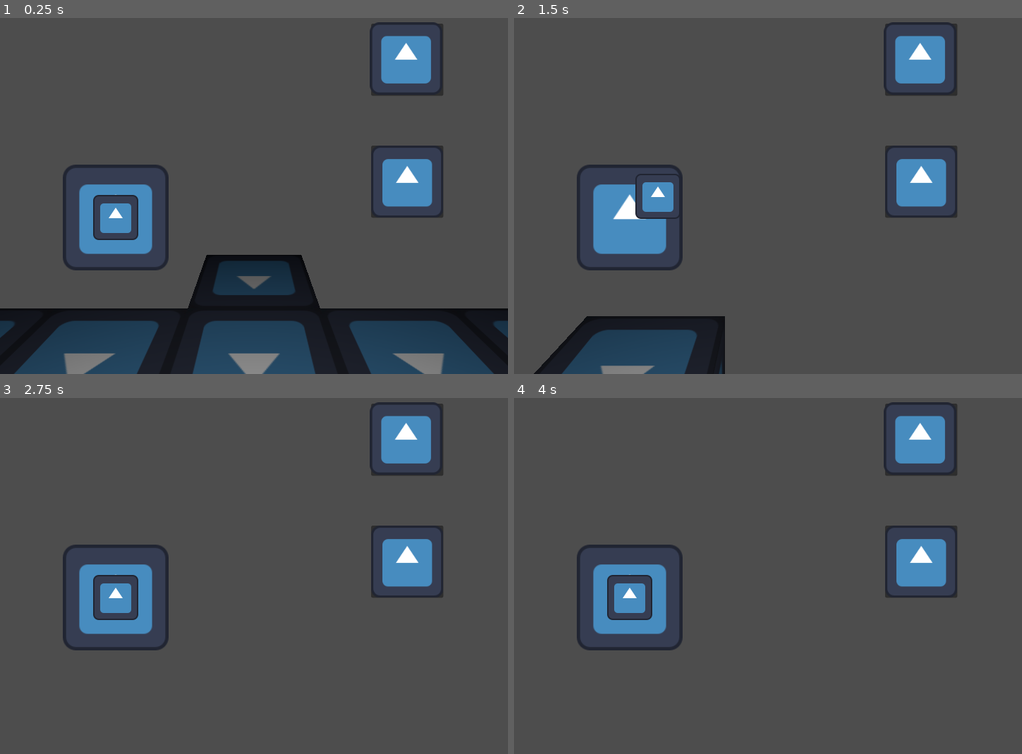
Above: before the commit, frames 1-4 (two rows, left to right).
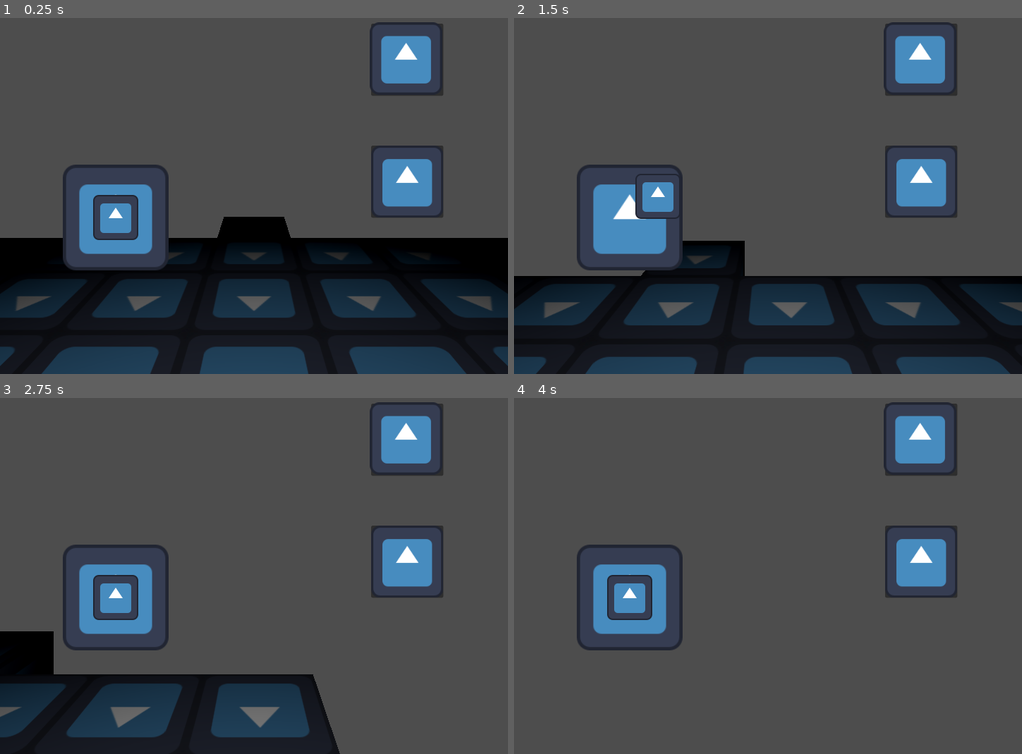
Above: after the commit, the same moments.

Repository: PuKYC/Sky_Dimension
Game: Godot game, scene res://main.tscn
Two runs of this game, one before a commit and one after it. Both use one fixed random seed, a clock stepped at 60 frames per second and the inputs below. The engine's default icon, where the game draws it, is replaced by a stand-in: a white triangle on a blue panel in a dark square.
Inputs (mouse positions are in pixels of both pictures, inside the frame that each line leads up to):
- Up to frame 1 (0.25 s): no input
- Up to frame 2 (1.5 s): tap Enter at 0.5 s; move the mouse to (879, 96) at 0.52 s; click (879, 96) at 0.67 s; tap Space at 1.25 s; drag from (666, 146) to (742, 220) at 1.27 s
- Up to frame 3 (2.75 s): move the mouse to (outside the picture) at 2.02 s; click (outside the picture) at 2.17 s
- Up to frame 4 (4 s): tap Enter at 2.75 s; drag from (742, 600) to (615, 422) at 2.77 s; move the mouse to (920, 576) at 3.52 s; click (920, 576) at 3.67 s

The runs differ from the first frame. In frame 1, 25% of the frame differs, in the area x 0-100%, y 55-100%; in frame 2, 26%, in the area x 0-100%, y 62-100%; in frame 3, 15%; in frame 4, nothing differs.

Commit message:
添加面合并函数但还没没有使用

Diff:
--- a/World/array_world.gd
+++ b/World/array_world.gd
@@ -3,7 +3,8 @@
 @onready var array_mesh = $array_mesh
 @onready var collision = $collision
 
-var size = 0.5
+@export var  size = 0.5
+
 var vertices = [
 	Vector3(size, -size, size),
 	Vector3(-size, -size, size),
@@ -15,6 +16,7 @@
 	Vector3(size, size, -size)
 ]
 
+#定义面的朝向
 const FACE_OFFSETS = {
 	"FRONT": Vector3(0, 0, 1),
 	"BACK": Vector3(0, 0, -1),
@@ -24,6 +26,7 @@
 	"BOTTOM": Vector3(0, -1, 0)
 }
 
+#定义面中三角形的绘制顺序以及朝向
 var faces = [
 	[0, 1, 2, FACE_OFFSETS.FRONT],   # Front face triangle 1
 	[0, 2, 3, FACE_OFFSETS.FRONT],   # Front face triangle 2
@@ -39,15 +42,17 @@
 	[3, 6, 7, FACE_OFFSETS.TOP]      # Top face triangle 2
 ]
 
-enum FaceMask {
-	FRONT = 1 << 0,
-	BACK = 1 << 1,
-	LEFT = 1 << 2,
-	RIGHT = 1 << 3,
-	TOP = 1 << 4,
-	BOTTOM = 1 << 5
+#定义每个面是否渲染面的bit位或索引
+var FaceMask = {
+	"FRONT":0,
+	"BACK":1,
+	"LEFT":2,
+	"RIGHT":3,
+	"TOP":4,
+	"BOTTOM":5
 }
 
+#实现每个面正确的uv映射
 func calculate_uv(vertex: Vector3, normal: Vector3) -> Vector2:
 	var u = 0.0
 	var v = 0.0
@@ -70,6 +75,7 @@
 
 	return Vector2(u, v)
 
+#确认面是否需要剔除
 func determine_culled_faces(block_positions: Array) -> Dictionary:
 	var position_set = {}
 	for pos in block_positions:
@@ -81,13 +87,99 @@
 		for face in FACE_OFFSETS:
 			var adjacent_pos = pos + FACE_OFFSETS[face]
 			if position_set.has(adjacent_pos):
-				culled_mask |= 1 << FACE_OFFSETS.keys().find(face)
+				culled_mask |= 1 << FaceMask[face]
+		if culled_mask == 63:
+			continue
 		culled_faces[pos] = culled_mask
 	return culled_faces
 
+func merge_faces(block_culled_faces: Dictionary) -> Dictionary:
+	var block_positions = block_culled_faces.keys()
+
+	# 定义面组配置，明确合并方向轴
+	var face_groups = {
+		"FRONT":  {"axis": "z", "merge_axis_x": "x", "merge_axis_y": "y", "rects": {}},
+		"BACK":   {"axis": "z", "merge_axis_x": "x", "merge_axis_y": "y", "rects": {}},
+		"LEFT":   {"axis": "x", "merge_axis_x": "y", "merge_axis_y": "z", "rects": {}},
+		"RIGHT":  {"axis": "x", "merge_axis_x": "y", "merge_axis_y": "z", "rects": {}},
+		"TOP":    {"axis": "y", "merge_axis_x": "z", "merge_axis_y": "x", "rects": {}},
+		"BOTTOM": {"axis": "y", "merge_axis_x": "z", "merge_axis_y": "x", "rects": {}}
+	}
+
+	# 把单个面按横向合并或添加
+	for block_position in block_positions:
+		var culled = block_culled_faces[block_position]
+		for face_name in face_groups:
+			var face = face_groups[face_name]
+			# 跳过被剔除的面（假设 FaceMask 是全局枚举）
+			if culled & (1 << FaceMask[face_name]) != 0:
+				continue
+
+			var axis_value = block_position[face["axis"]]
+			var rects_on_axis = face["rects"]
+			var merge_axis = face["merge_axis_x"]  # 合并方向轴（例如x/z）
+
+			# 初始化轴值对应的矩形列表
+			if not rects_on_axis.has(axis_value):
+				rects_on_axis[axis_value] = []
+				rects_on_axis[axis_value].append([block_position, Vector2.ZERO])
+				continue
+
+			# 尝试与现有矩形合并
+			var merged = false
+			for rect in rects_on_axis[axis_value]:
+				var rect_pos: Vector3 = rect[0]
+				var rect_size: Vector2 = rect[1]
+
+				# 检查Y轴是否对齐（单维度合并需确保另一轴固定）
+				if block_position[face["merge_axis_y"]] != rect_pos[face["merge_axis_y"]]:
+					continue
+
+				# 向左合并（当前方块位于矩形左侧）
+				if block_position[merge_axis] == rect_pos[merge_axis] - 1:
+					rect[0][merge_axis] -= 1  # 矩形起点左移
+					rect[1].x += 1           # 宽度增加
+					merged = true
+					break
+
+				# 向右合并（当前方块位于矩形右侧）
+				elif block_position[merge_axis] == rect_pos[merge_axis] + rect_size.x + 1:
+					rect[1].x += 1
+					merged = true
+					break
+
+			# 无法合并时添加新矩形
+			if not merged:
+				rects_on_axis[axis_value].append([block_position, Vector2.ZERO])
+
+	var return_face = {
+		"FRONT":  {"axis": "z", "merge_axis_x": "x", "merge_axis_y": "y", "rects": []},
+		"BACK":   {"axis": "z", "merge_axis_x": "x", "merge_axis_y": "y", "rects": []},
+		"LEFT":   {"axis": "x", "merge_axis_x": "y", "merge_axis_y": "z", "rects": []},
+		"RIGHT":  {"axis": "x", "merge_axis_x": "y", "merge_axis_y": "z", "rects": []},
+		"TOP":    {"axis": "y", "merge_axis_x": "z", "merge_axis_y": "x", "rects": []},
+		"BOTTOM": {"axis": "y", "merge_axis_x": "z", "merge_axis_y": "x", "rects": []}
+	}
+	# 最终返回合并处理后的矩形数据
+	var w_h_size = Vector3.ZERO
+	for face in face_groups:
+		var list= []
+		var rects = face_groups[face]["rects"].values()
+		var merge_axis_x = face_groups[face]["merge_axis_x"]
+		var merge_axis_y = face_groups[face]["merge_axis_y"]
+		for index in rects:
+			for n in index:
+				w_h_size[merge_axis_x] = n[1].x
+				w_h_size[merge_axis_y] = n[1].y
+				list.append([n[0], w_h_size])
+		return_face[face]["rects"] = list
+	return return_face
+
+
+
 func set_world(list: Array):
-	var st = SurfaceTool.new()
-	st.begin(Mesh.PRIMITIVE_TRIANGLES)
+	var surfacetool = SurfaceTool.new()
+	surfacetool.begin(Mesh.PRIMITIVE_TRIANGLES)
 
 	var culled_faces = determine_culled_faces(list[0])
 
@@ -100,15 +192,14 @@
 				# 处理面的两个三角形
 				for face_idx in [n * 2, n * 2 + 1]:
 					var face = faces[face_idx]
-					st.set_normal(face[3])
-
+					surfacetool.set_normal(face[3])
 					# 添加三个顶点并设置UV
 					for i in range(3):
 						var vertex = vertices[face[i]]
 						var uv = calculate_uv(vertex, face[3])
-						st.set_uv(uv)
-						st.add_vertex(vertex + pos)
-
-	st.generate_tangents()
-	array_mesh.mesh = st.commit()
+						surfacetool.set_uv(uv)
+						surfacetool.add_vertex(vertex + pos)
+
+	surfacetool.generate_tangents()
+	array_mesh.mesh = surfacetool.commit()
 	collision.shape = array_mesh.mesh.create_trimesh_shape()
--- a/World/world.gd
+++ b/World/world.gd
@@ -27,7 +27,7 @@
 
 
 func generate_world() -> Array:
-	return generate_circle(Vector3(0, 0, 0), 3)
+	return generate_circle(Vector3(0, 0, 0), 5)
 
 
 func _ready() -> void:
--- a/main.tscn
+++ b/main.tscn
@@ -9,6 +9,6 @@
 [node name="World" parent="." instance=ExtResource("1_0xm2m")]
 
 [node name="Player" parent="." groups=["Player"] instance=ExtResource("2_h2yge")]
-transform = Transform3D(1, 0, 0, 0, 1, 0, 0, 0, 1, 0, 1.92148, 0)
+transform = Transform3D(1, 0, 0, 0, 1, 0, 0, 0, 1, 0, 2.105, 0)
 
 [node name="UI" parent="." instance=ExtResource("3_h2yge")]
Not shown, removed: main.build
